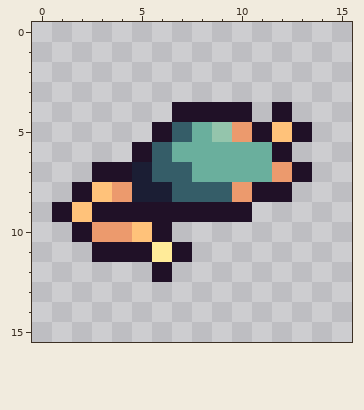
Pixel-art file: projects/TinyTactics/Assets/Art/Aseprite/16x16/entities/rat.aseprite. That is the earlier state.
16x16 pixels, 1 frame.
And afterwards:
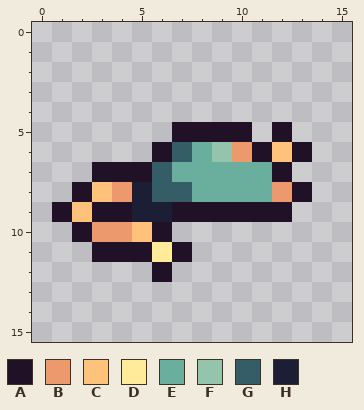
Palette (. is transparent): A #201127  B #ec9a6d  C #ffc27a  D #ffeb99  E #6aaf9d  F #94c5ac  G #355d68  H #1b1e34
What changed:
@@ x 0..15 @@
  3 ................
- 4 .......AAAA.A...
- 5 ......AGEFBACA..
- 6 .....AGEEEEEA...
- 7 ...AAHGGEEEEBA..
- 8 ..ACBHHGGGBAA...
- 9 .ACAAAAAAAA.....
+ 4 ................
+ 5 .......AAAA.A...
+ 6 ......AGEFBACA..
+ 7 ...AAAGEEEEEA...
+ 8 ..ACBHGGEEEEBA..
+ 9 .ACAAHHAAAAAA...
 10 ..ABBCA.........
Boxes around the changes in both pictures, in picture pixels (x1, y1, x2, y2):
changed: (132, 102, 312, 222)
